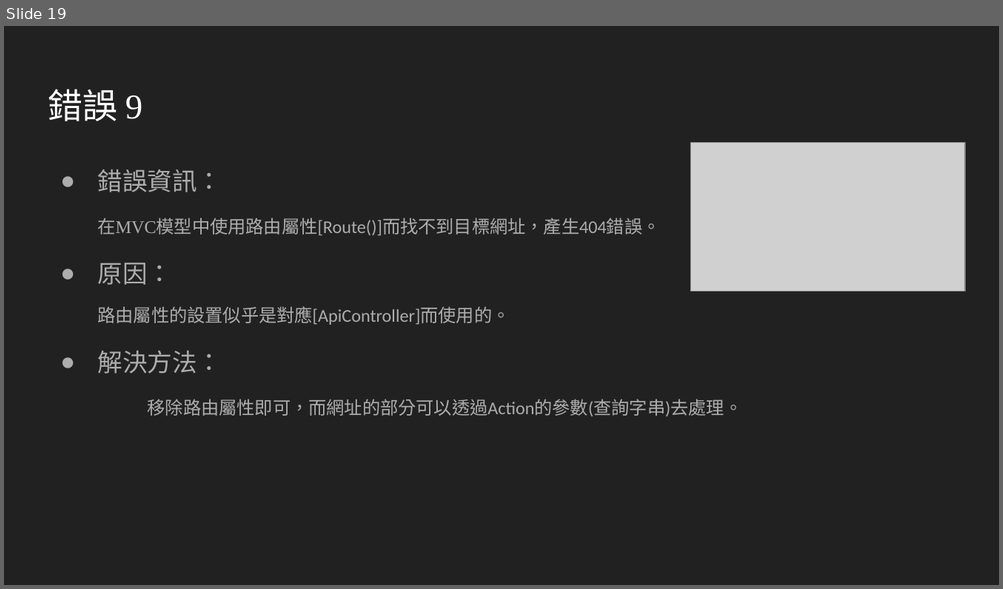
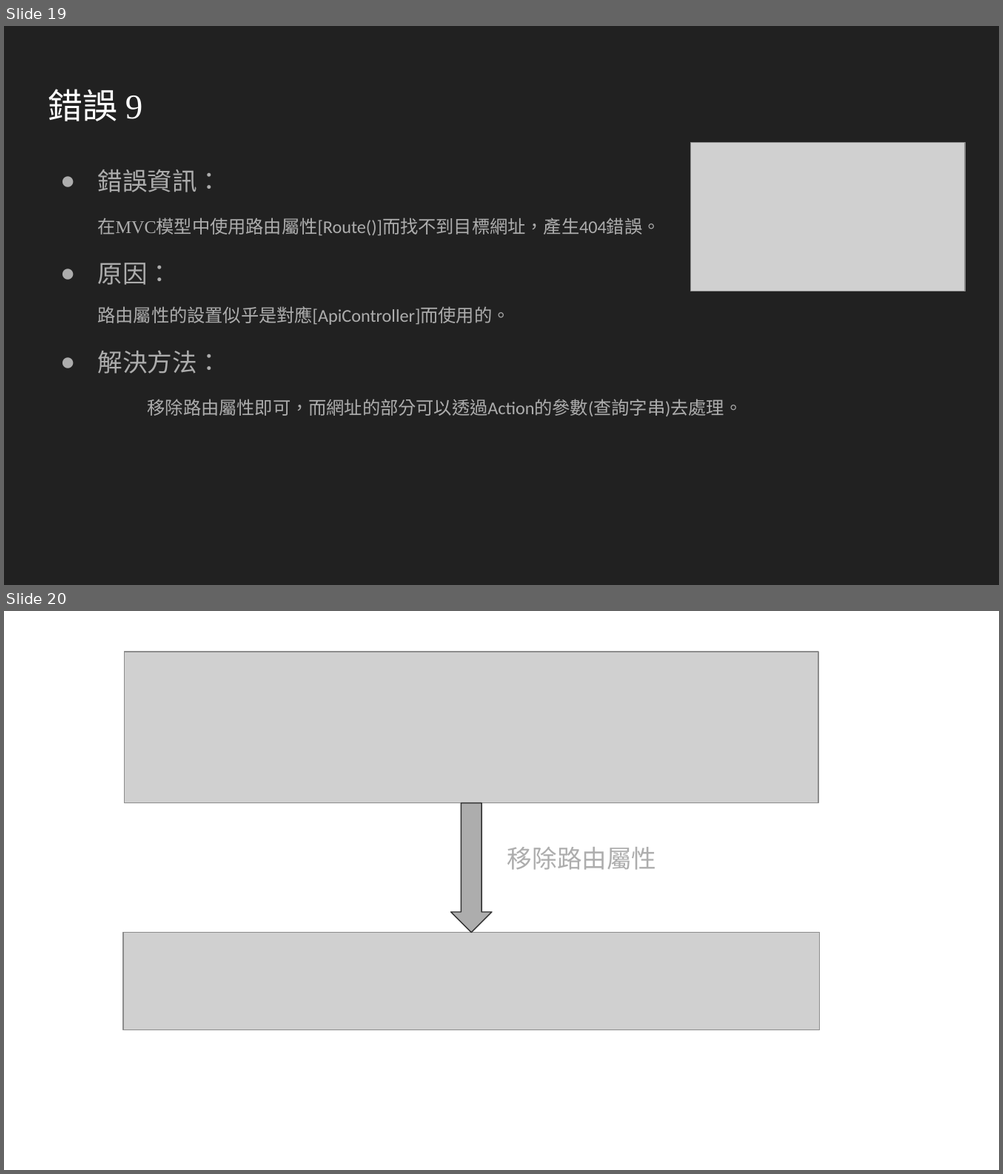
Before and after one commit to AsrielNi/ShopStore, a slide deck: C#_ASP.NET_常見錯誤.pptx. Shown one above the other, each under a label of ours: slide 19 before the commit, slides 19 and 20 after it. The pictures are 1003x589 and 1003x1174 pixels, drawn with LibreOffice and Linux fonts; fonts in the diff are those of the drawing; grey boxes stand for pictures. Boxes give left, top, right and bottom in pixels: in the first picture for what was removed or moved away, otherwise in the second. Text is boxed around its words. In the diff, an @@ line names an element or a change of style, - is before the commit and + after.

Commit message:
Hint: 刪除測試用的程式碼、匯集各WebAPI的Context、優化連接用的類別 ProductSystemAPI 連接用的類別的程式碼優化 APItoLINK - AttachAPI ProductSystemAPI 連接用的類別新增屬性 APItoLINK - _settingFile ProductSystemAPI 連接用的類別新增方法 APItoLINK  - (GetConnectString, GetContext) ShopApplication 移除測試用的方法 DataBaseCall - TestCall ShopApplication 新增連接Context的方法 DataBaseCall - (FromRegistrantContext, FromProductContext) C#_ASP.NET_常見錯誤.pptx 新增內容 移除Concept.png

```diff
--- a/C#_ASP.NET_常見錯誤.pptx
+++ b/C#_ASP.NET_常見錯誤.pptx
@@ slide 20 added at <box>4,611,999,1170</box>, background #FFFFFF @@
@@ picture added at <box>125,652,819,803</box> @@
@@ down arrow added at <box>450,803,492,932</box>, fill #ADADAD, outline #303030 0.75 pt @@
@@ text added at <box>507,847,657,870</box>, 18 pt, text #ADADAD @@
+移除路由屬性
@@ picture added at <box>123,932,819,1030</box> @@
```
Also in this commit, not shown: 1 slide changed, 2 other slides added, 1 slide removed, 4 other files.
